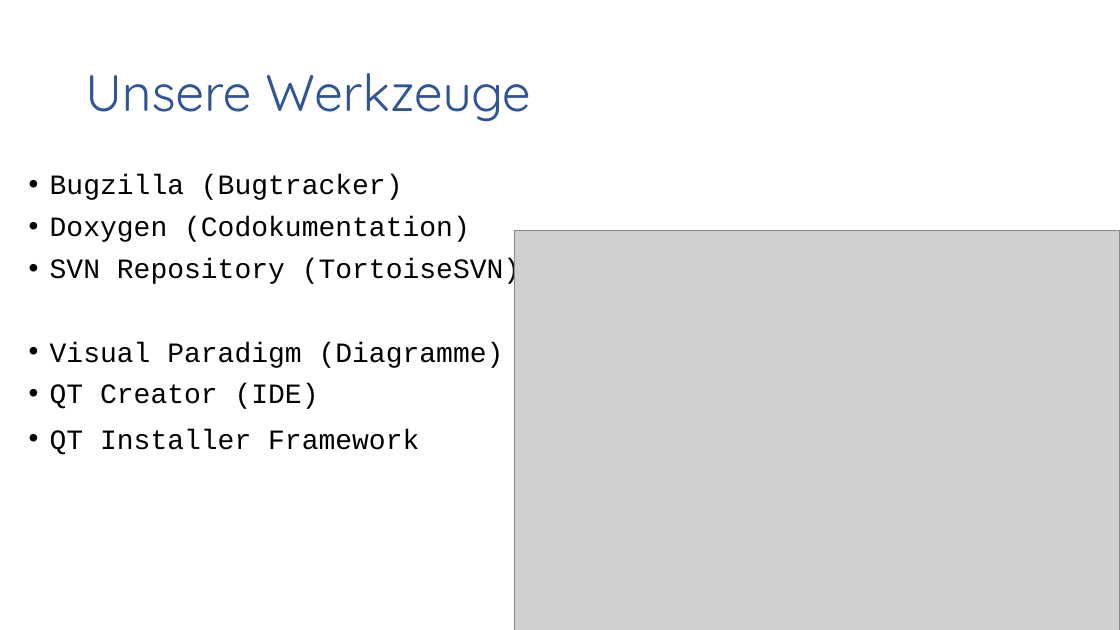
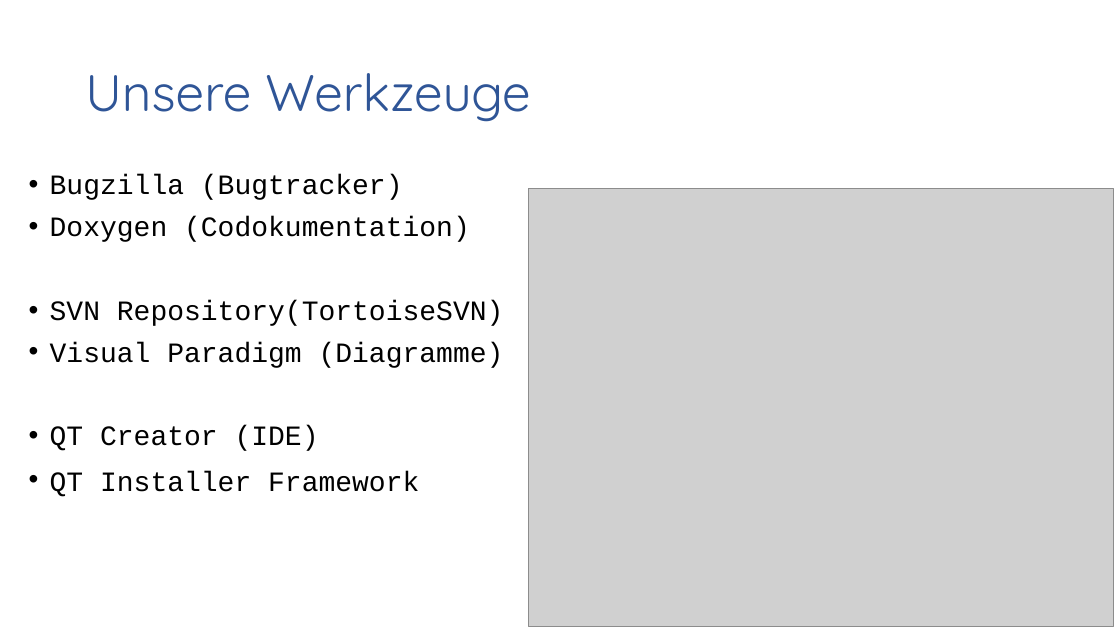
Before and after one commit to gaffli/typo, a slide deck: slide 12 of Meilensteine/MS 5/Projekt.pptx. Drawn at 1120x630 pixels with LibreOffice and Linux fonts; fonts in the diff are those of the drawing; grey boxes stand for pictures; background and template pictures are left out. Boxes give left, top, right and bottom in pixels: in the first picture for what was removed or moved away, otherwise in the second. Text is boxed around its words. In the diff, an @@ line names an element or a change of style, - is before the commit and + after.

```diff
--- a/Meilensteine/MS 5/Projekt.pptx
+++ b/Meilensteine/MS 5/Projekt.pptx
@@ picture: place and size @@
-picture at [514,231,1120,630]
+picture at [529,189,1114,626]
@@ text at [50,300,504,326]: spaces changed @@
-• SVN Repository (TortoiseSVN)
+• SVN Repository(TortoiseSVN)
```
